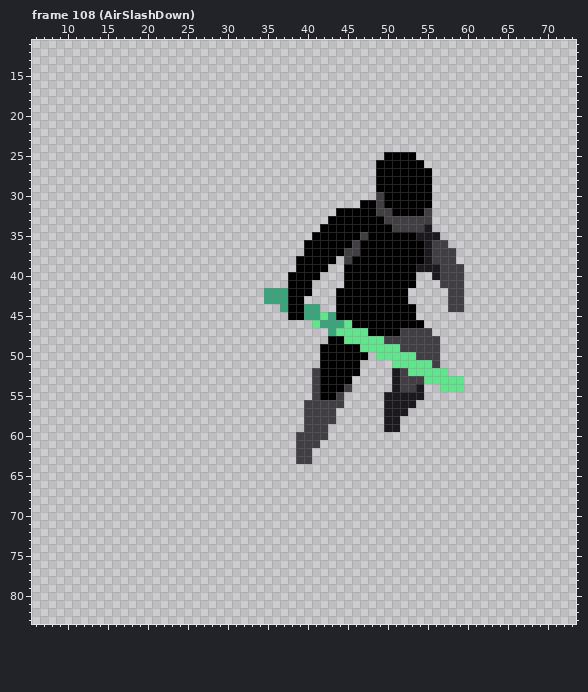
Edited in one commit: pixel-art file (Assets/DeadRevolver/PixelPrototypePlayerSprites/Art/Aseprite/PlayerCombat.aseprite). That is the earlier state.
96x84 pixels, 299 frames. Shown: frame 108 (AirSlashDown): x 6..73, y 11..83. The commit also changed other frames, which this record leaves out.
The result:
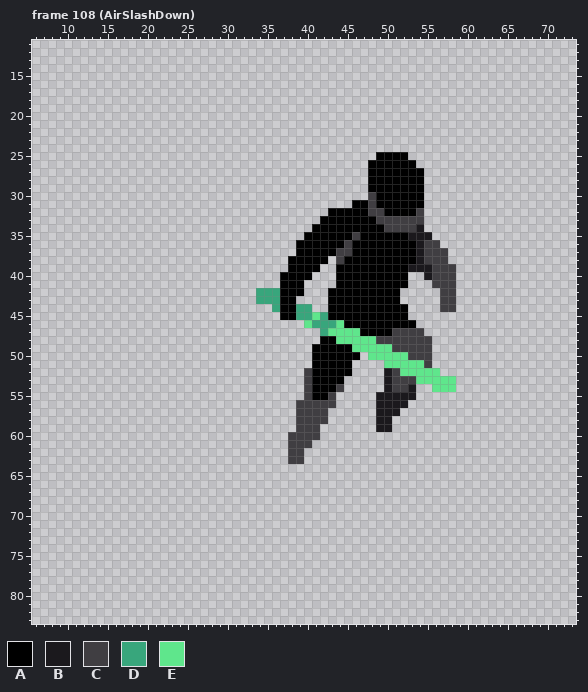
Palette (. is transparent): A #000000  B #1b191d  C #403e42  D #38a67c  E #5fe68c
What changed:
Changed rows in their new state; - is an unchanged pixel.
Frame 108 (AirSlashDown):
first column x 34:
25 ---------------A---.------
26 --------------A-----.-----
27 --------------A------.----
28 --------------A------.----
29 --------------A------.----
30 --------------CA-----.----
31 ------------A-CA-----.----
32 ---------A----C-A---C.----
33 --------A------C-----.----
34 -------A--------C---B.----
35 ------A-----CA-----B--.---
36 -----A-----CA-------BC-.--
37 -----A----C-A-------BC--.-
38 ----A----.CA--------BC--.-
39 ----A---.-A--------B--C--.
40 ---A---.--A--------.-BC--.
41 ---A--.---A--------.--C--.
42 D--A--.--A--------.----C-.
43 D--A-.---A--------.----C-.
44 --DA-D-.-A---------.---C-.
45 ---A-D-EDA---------.------
46 ------ED--EA--------.-----
47 --------DE---A---C---.----
48 --------A-E----C------.---
49 -------A----E----C----.---
50 -------A-----.E----C--.---
51 -------A----.---E----C.---
52 ------CA----.---BCE----.--
53 ------CA---.----BC--E----.
54 ------CA--C.----BC-B.-E--.
55 ------CA-C.----B----.-----
56 -----C----.----B---.------
57 -----C---.-----B--.-------
58 -----C---.-----B-.--------
59 -----C--.------B-.--------
60 ----C---.-----------------
61 ----C--.------------------
62 ----C-.-------------------
63 ----C-.-------------------
Boxes around the changes in both pictures, in picture pixels (x1, y1, x2, y2):
changed: (256, 152, 464, 464)
